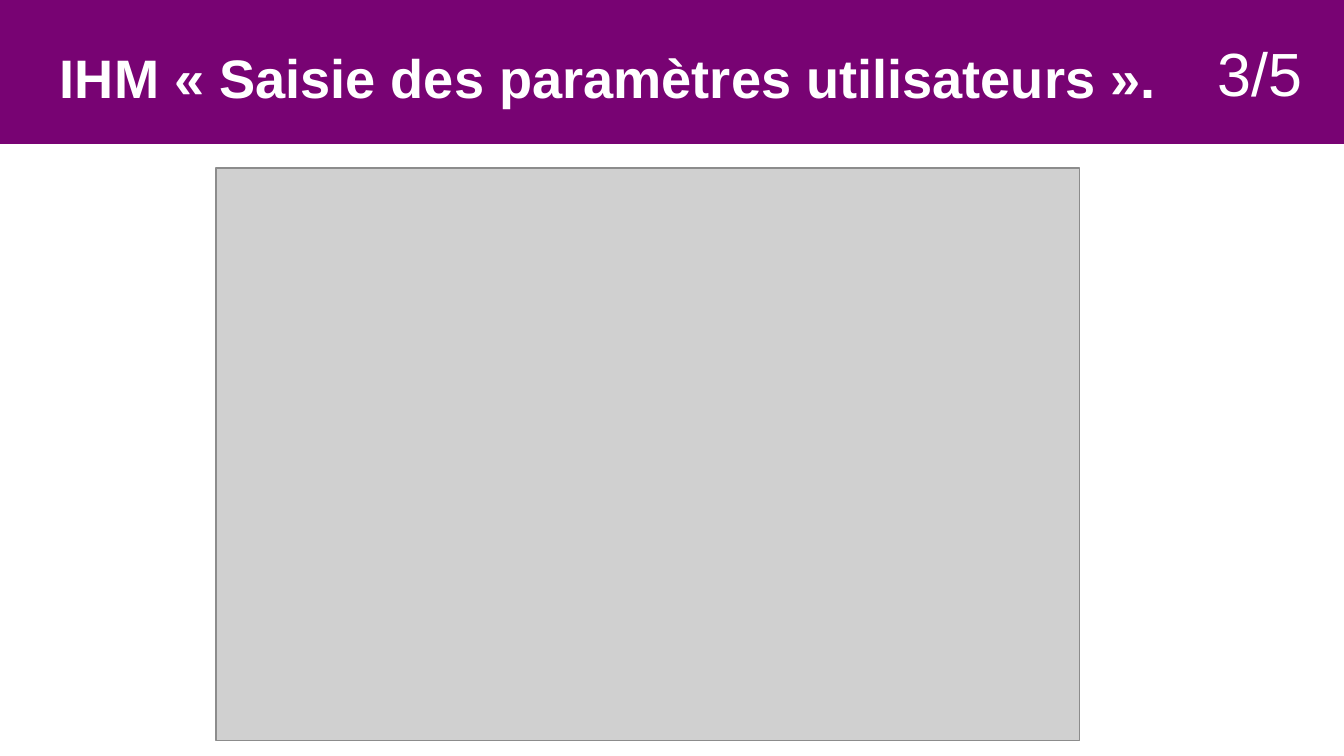
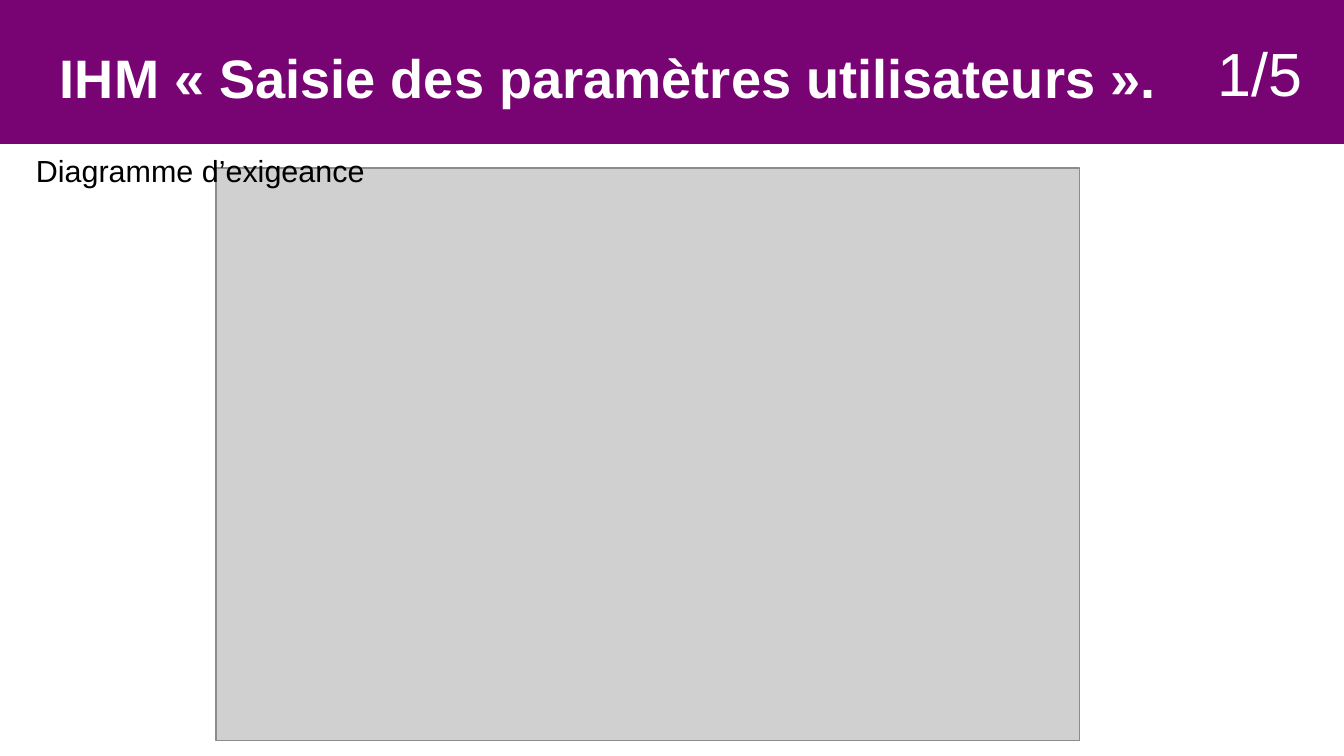
Before and after one commit to Sauvage89/sechoir-houblon, a slide deck: slide 8 of doc/diaporama/revue4/02-revue_sauvage.odp (slide 15 before the commit). Drawn at 1344x756 pixels with LibreOffice and Linux fonts; fonts in the diff are those of the drawing; grey boxes stand for pictures. Boxes give left, top, right and bottom in pixels: in the first picture for what was removed or moved away, otherwise in the second. Text is boxed around its words. In the diff, an @@ line names an element or a change of style, - is before the commit and + after.

Commit message:
refactor: amélioration de l'ordre du diaporama sauvage et amélioration structure cahier de recettes lenny et de meme pour les diagramme

```diff
--- a/doc/diaporama/revue4/02-revue_sauvage.odp
+++ b/doc/diaporama/revue4/02-revue_sauvage.odp
@@ text added at <box>1217,51,1302,97</box>, 36 pt, text #FFFFFF @@
+1/5
@@ text added at <box>36,158,365,188</box>, 18 pt, text #000000 @@
+Diagramme d’exigeance
```
Also in this commit, not shown: 22 other slides changed, 4 slides added, 4 other files.
